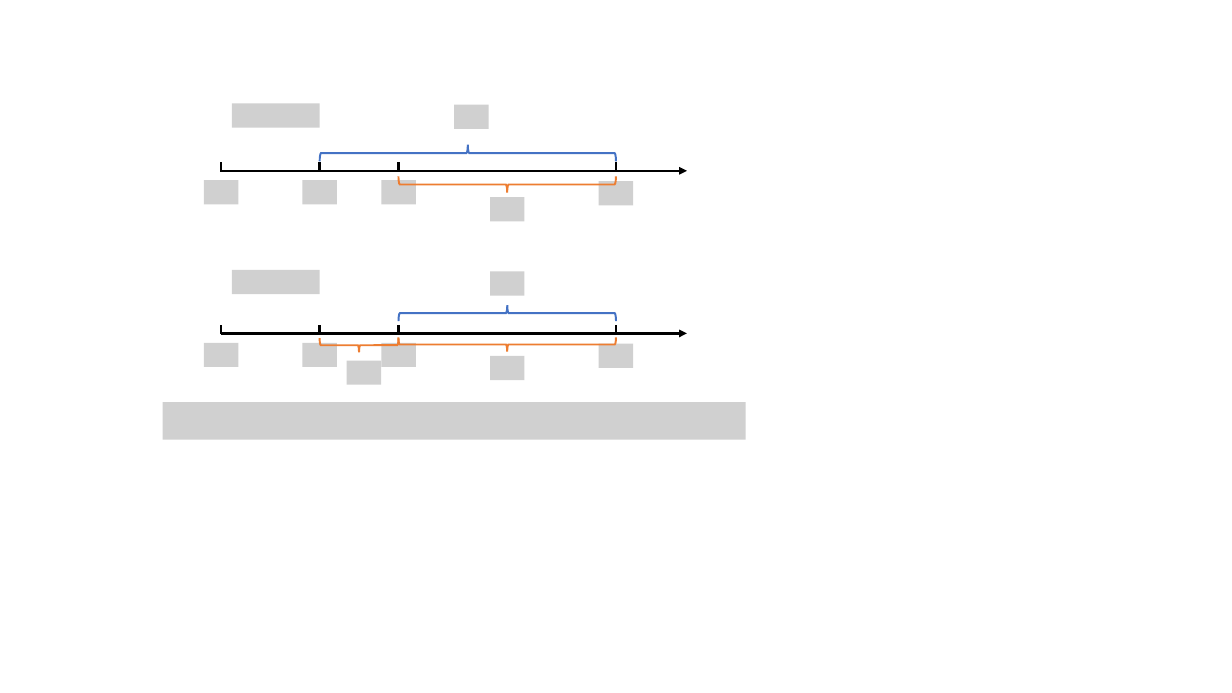
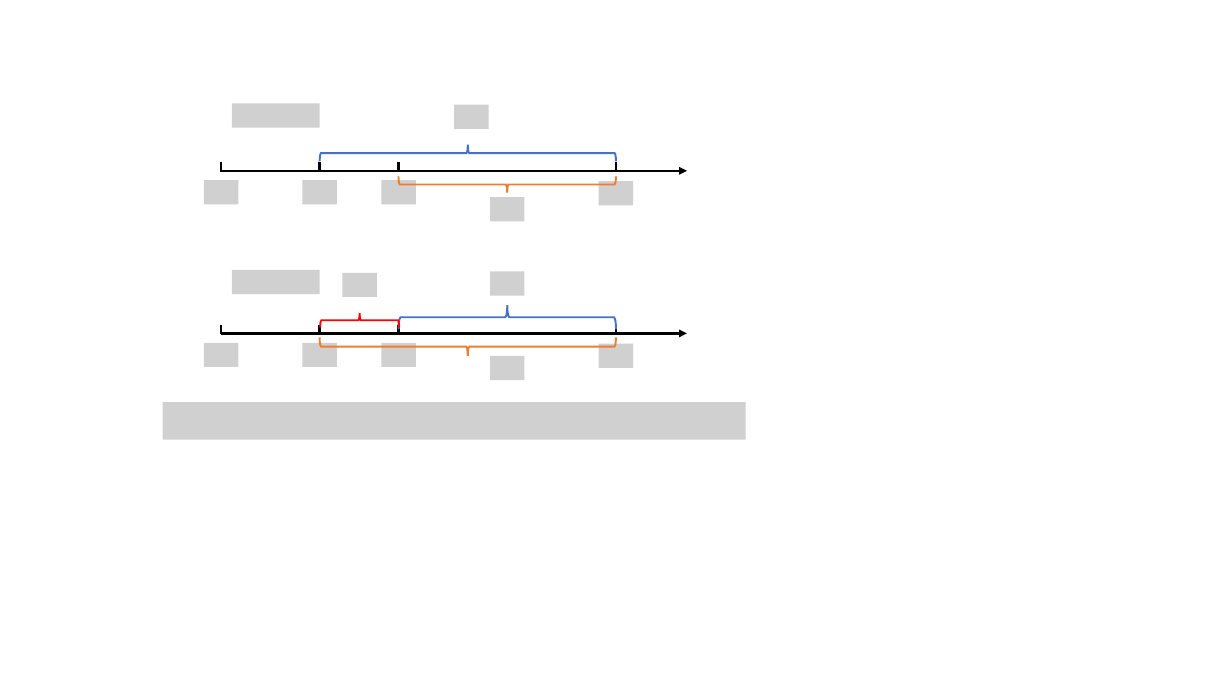
Before and after one commit to LiZhang2021/Blockchain, a slide deck: slide 3 of DAG-Based Blockchain in Wireless Network/pics/Figures.pptx. Drawn at 1232x693 pixels with LibreOffice and Linux fonts; fonts in the diff are those of the drawing; grey boxes stand for pictures. Boxes give left, top, right and bottom in pixels: in the first picture for what was removed or moved away, otherwise in the second. Text is boxed around its words. In the diff, an @@ line names an element or a change of style, - is before the commit and + after.

```diff
--- a/DAG-Based Blockchain in Wireless Network/pics/Figures.pptx
+++ b/DAG-Based Blockchain in Wireless Network/pics/Figures.pptx
@@ picture added at (x1=343, y1=273, x2=377, y2=297) @@
@@ left brace at (x1=321, y1=313, x2=399, y2=327): outline #ED7D31 1.5 pt to #FF0000 1.5 pt; rotation 270 to 90 degrees @@
@@ left brace resized from (x1=398, y1=305, x2=616, y2=321) to (x1=399, y1=305, x2=616, y2=329) @@
@@ left brace resized from (x1=398, y1=337, x2=616, y2=351) to (x1=319, y1=338, x2=616, y2=356) @@
@@ picture removed at (x1=347, y1=360, x2=381, y2=384) @@
```
Also in this commit, not shown: 5 other files.
